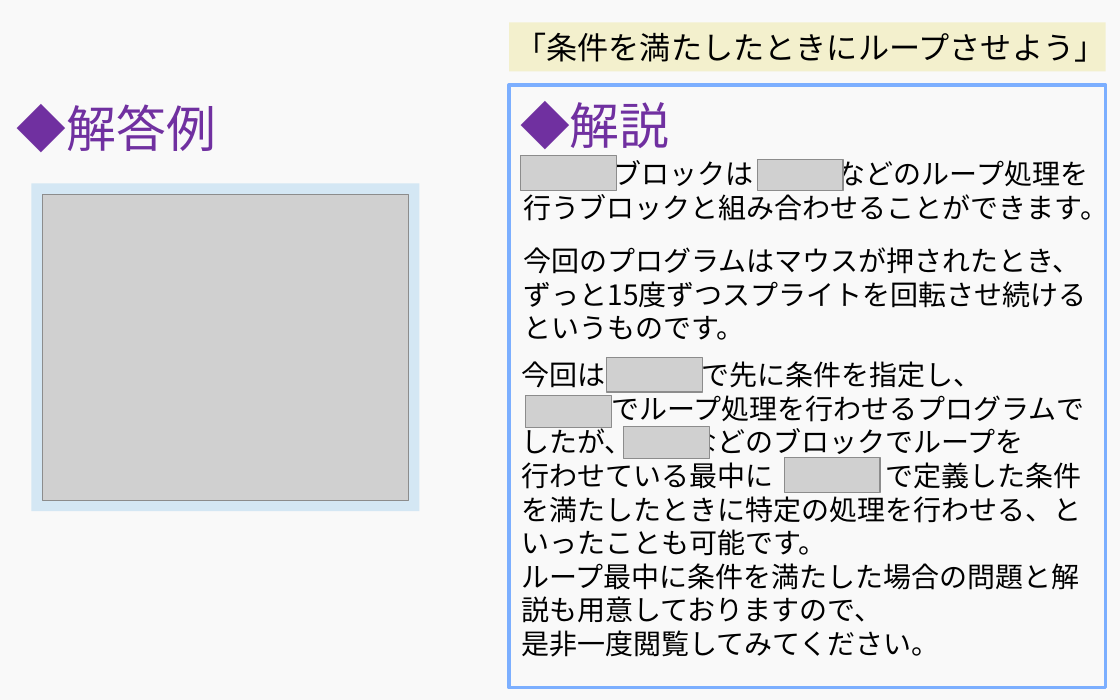
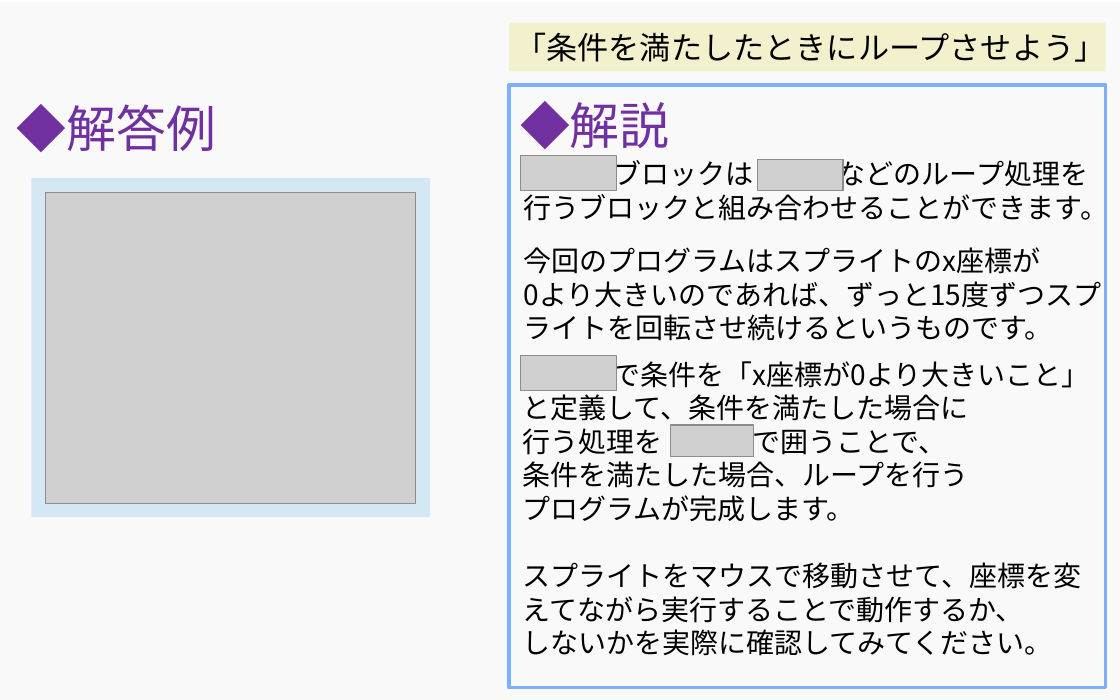
Before and after one commit to tgfubuki/example, a slide deck: slide 1 of 条件分岐/条件分岐５.pptx. Drawn at 1120x700 pixels with LibreOffice and Linux fonts; fonts in the diff are those of the drawing; grey boxes stand for pictures. Boxes give left, top, right and bottom in pixels: in the first picture for what was removed or moved away, otherwise in the second. Text is boxed around its words. In the diff, an @@ line names an element or a change of style, - is before the commit and + after.

```diff
--- a/条件分岐/条件分岐５.pptx
+++ b/条件分岐/条件分岐５.pptx
@@ rectangle: place and size @@
-rectangle at box(31, 184, 419, 512)
+rectangle at box(31, 178, 430, 517)
@@ picture: place and size @@
-picture at box(43, 195, 409, 501)
+picture at box(46, 192, 416, 503)
@@ text at box(523, 247, 1101, 341): text changed @@
-今回のプログラムはマウスが押されたとき、
-ずっと15度ずつスプライトを回転させ続けるというものです。
+今回のプログラムはスプライトのx座標が
+0より大きいのであれば、ずっと15度ずつスプライトを回転させ続けるというものです。
@@ picture: place and size @@
-picture at box(606, 357, 702, 392)
+picture at box(521, 356, 617, 391)
@@ text at box(523, 357, 1090, 656): text changed @@
-今回は で先に条件を指定し、
-でループ処理を行わせるプログラムでしたが、 などのブロックでループを
-行わせている最中に で定義した条件を満たしたときに特定の処理を行わせる、と
-いったことも可能です。
-ループ最中に条件を満たした場合の問題と解説も用意しておりますので、
-是非一度閲覧してみてください。
+で条件を「x座標が0より大きいこと」と定義して、条件を満たした場合に
+行う処理を で囲うことで、
+条件を満たした場合、ループを行う
+プログラムが完成します。
+スプライトをマウスで移動させて、座標を変えてながら実行することで動作するか、
+しないかを実際に確認してみてください。
@@ picture removed at box(525, 396, 612, 428) @@
@@ picture removed at box(624, 427, 710, 458) @@
@@ picture added at box(671, 426, 754, 457) @@
@@ picture removed at box(784, 457, 880, 492) @@
```
